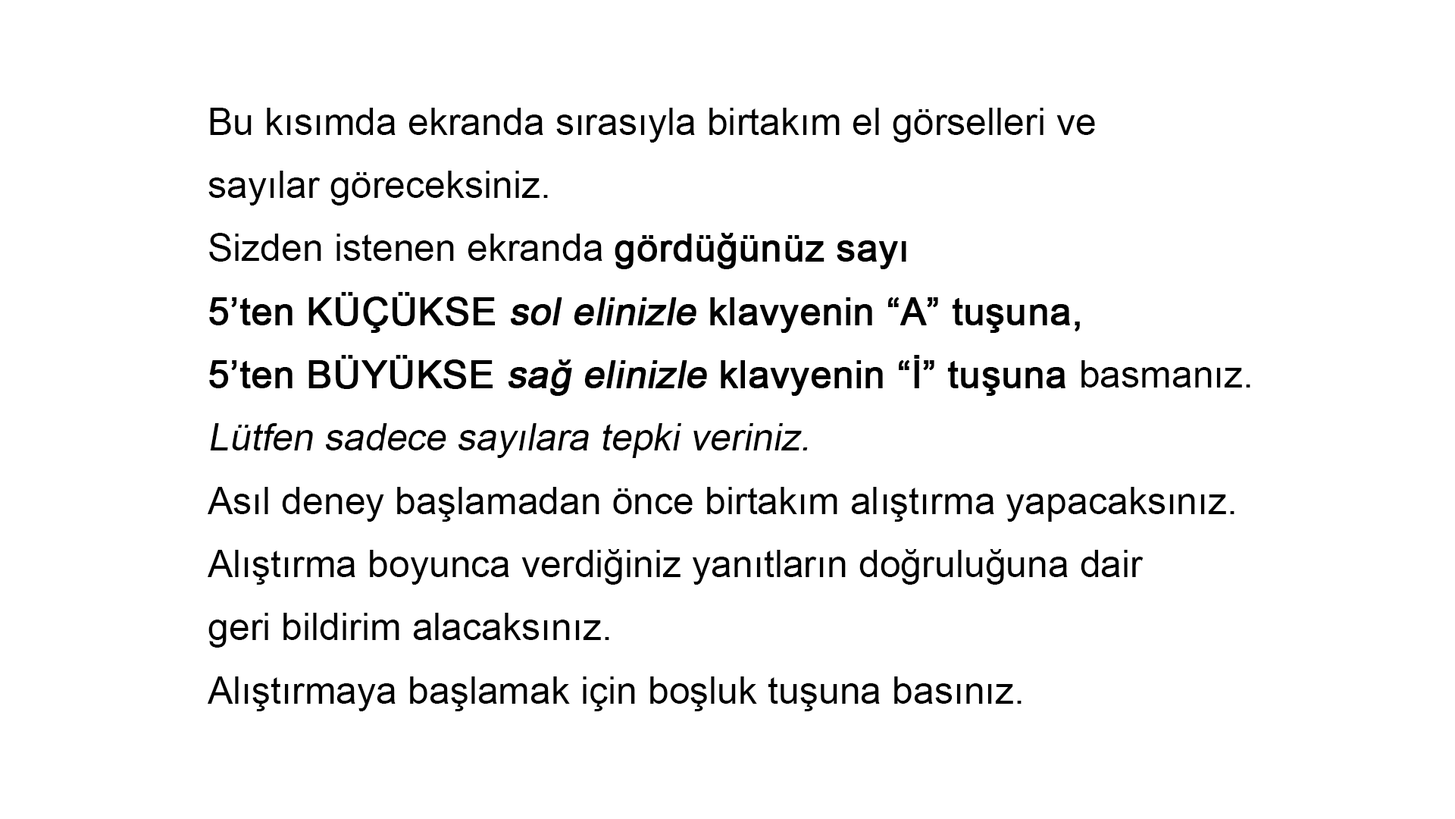
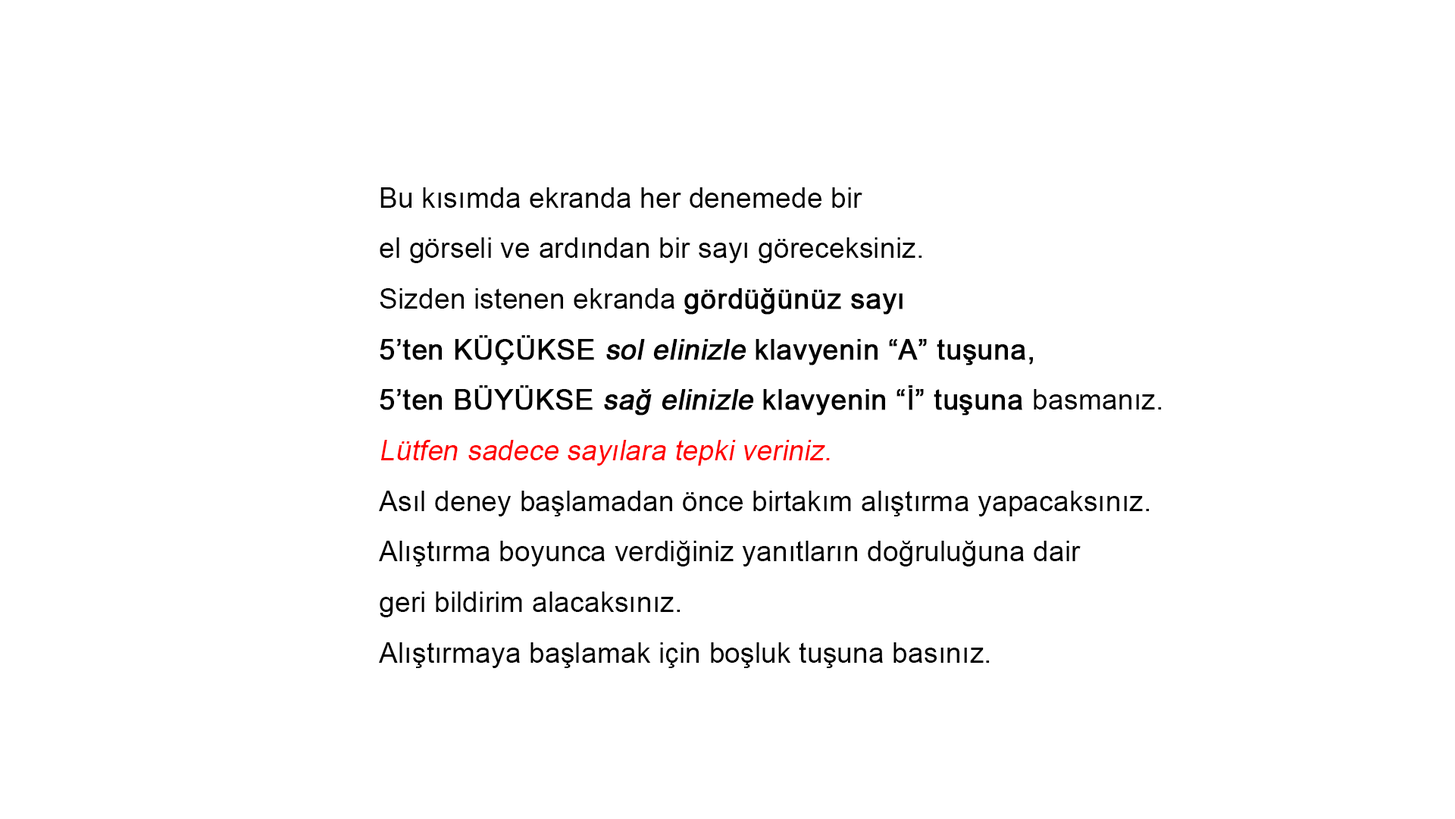
Two versions of the same layered image (1455x819). Layer-by-layer changes:
renamed "Bu kısımda ekranda sırasıyla birtakım el görselleri ve sayılar" to "Bu kısımda ekranda her denemede bir el görseli ve ardından bir", painted on it over left=207, top=107, right=1251, bottom=711
